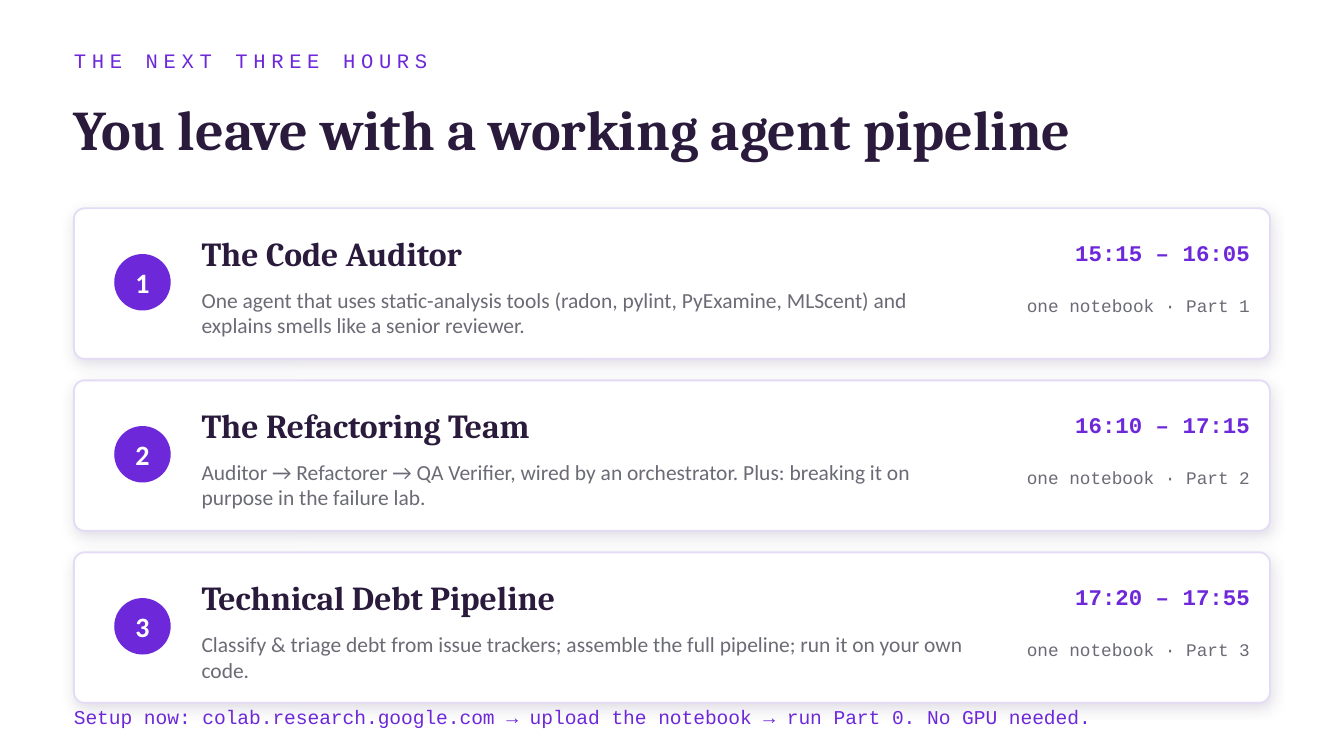
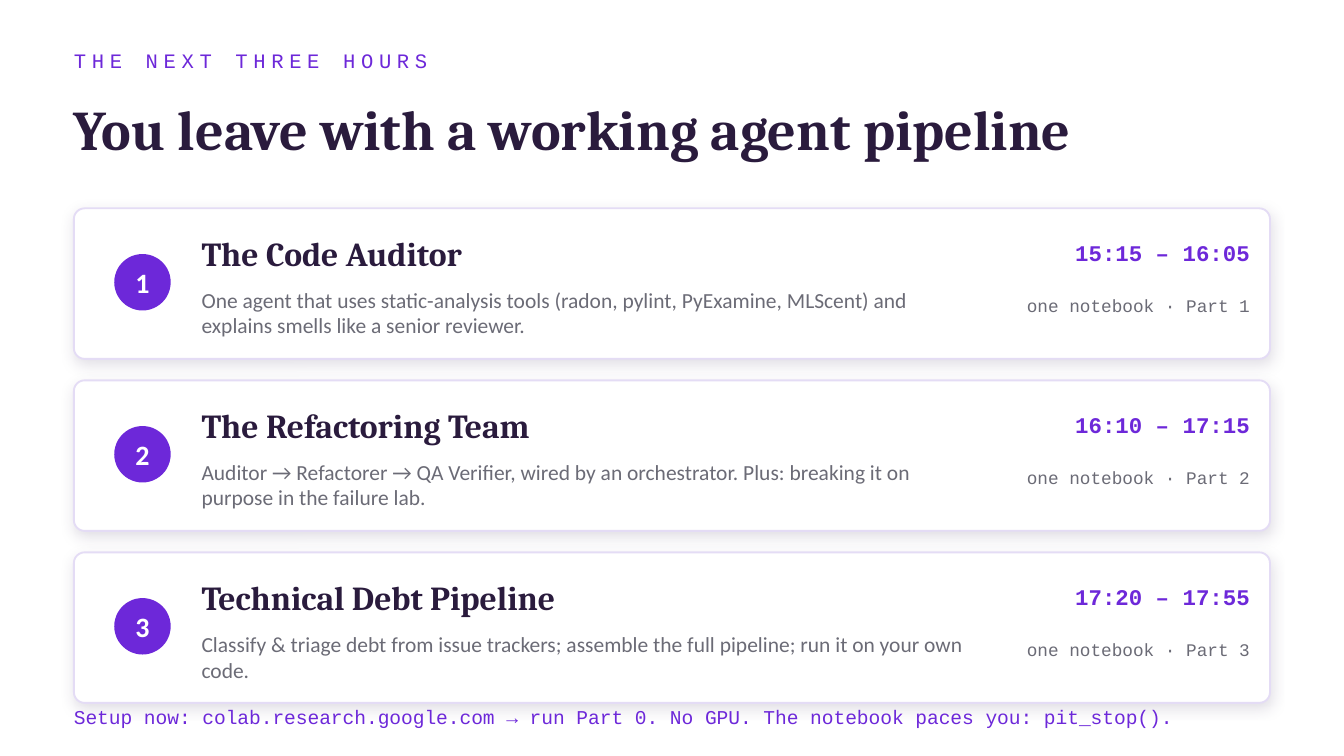
Before and after one commit to KarthikShivasankar/LLMA4SE-Workshop4, a slide deck: slide 2 of LLMA4SE_Workshop4_Slides.pptx. Drawn at 1344x756 pixels with LibreOffice and Linux fonts; fonts in the diff are those of the drawing. Boxes give left, top, right and bottom in pixels: in the first picture for what was removed or moved away, otherwise in the second. Text is boxed around its words. In the diff, an @@ line names an element or a change of style, - is before the commit and + after.

```diff
--- a/LLMA4SE_Workshop4_Slides.pptx
+++ b/LLMA4SE_Workshop4_Slides.pptx
@@ text at (x1=74, y1=710, x2=1173, y2=728): text changed @@
-Setup now: colab.research.google.com → upload the notebook → run Part 0. No GPU needed.
+Setup now: colab.research.google.com → run Part 0. No GPU. The notebook paces you: pit_stop().
```
Also in this commit, not shown: 11 other slides changed, 1 slide added, 25 other files.
